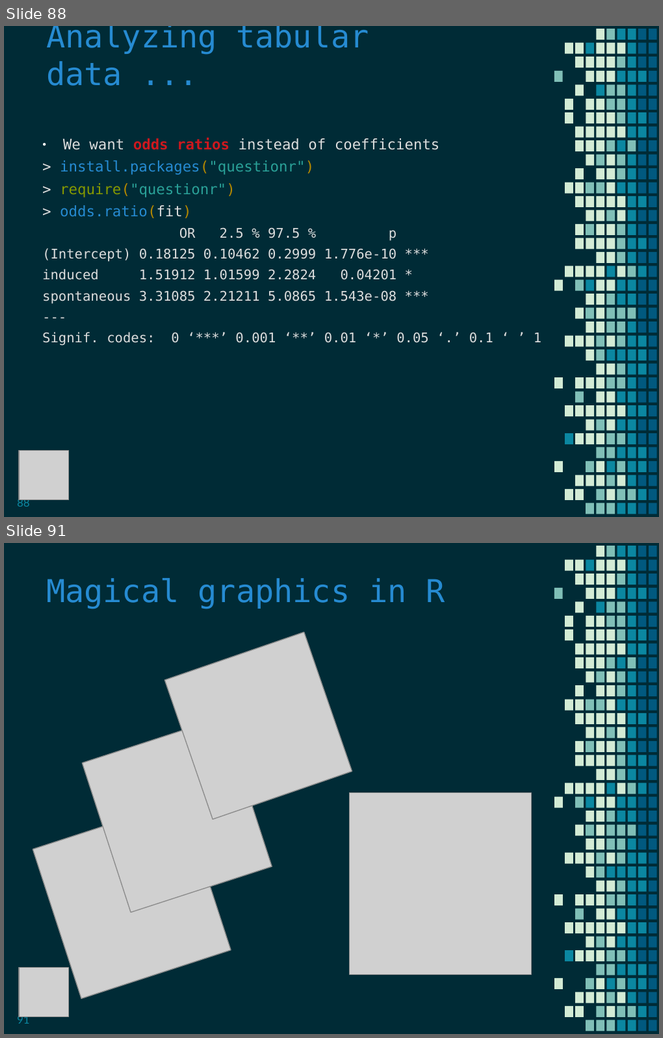
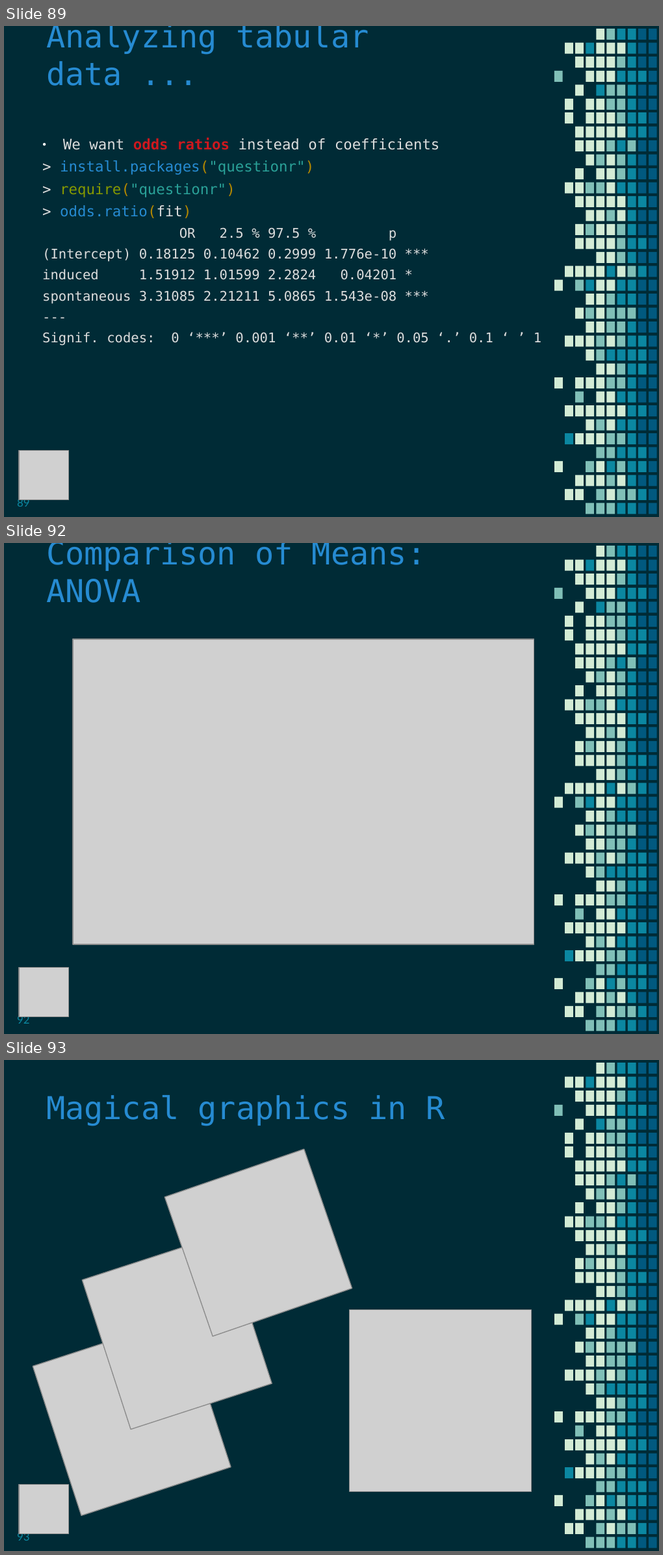
Before and after one commit to MaaniBeigy/teacheR, a slide deck: slides/rworkshop_evening.pps. Shown one above the other, each under a label of ours: slides 88 and 91 before the commit, slides 89, 92 and 93 after it; the slides between them are not shown. The pictures are 663x1038 and 663x1555 pixels, drawn with LibreOffice and Linux fonts; fonts in the diff are those of the drawing; grey boxes stand for pictures. Boxes give left, top, right and bottom in pixels: in the first picture for what was removed or moved away, otherwise in the second. Text is boxed around its words. In the diff, an @@ line names an element or a change of style, - is before the commit and + after.

```diff
--- a/slides/rworkshop_evening.pps
+++ b/slides/rworkshop_evening.pps
@@ slide 92 added at [4,543,659,1034], background #002B36; not listed: 270 template elements that a slide beside it also shows @@
@@ text added at [46,543,426,603], 26 pt, text #268BD2 @@
+Comparison of Means: ANOVA
@@ picture added at [73,639,534,945] @@
@@ picture added at [19,967,68,1017] @@
@@ page number added at [17,1015,30,1024], 9 pt, text #0B87A1 @@
+92
@@ what was slide 88 is now slide 89 @@
@@ page number at [17,498,30,507]: text changed @@
-88
+89
@@ what was slide 91 is now slide 93 @@
@@ page number at [17,1532,30,1541]: text changed @@
-91
+93
```
Also in this commit, not shown: 15 slides changed, 5 other slides added, 15 other files.
